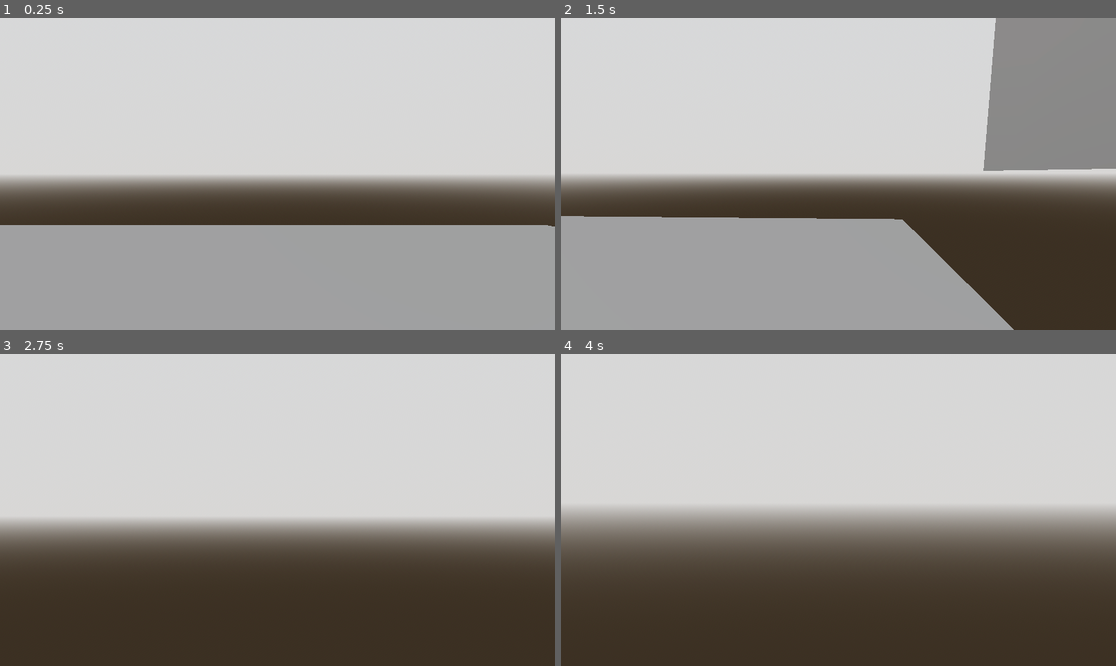
Above: before the commit, frames 1-4 (two rows, left to right).
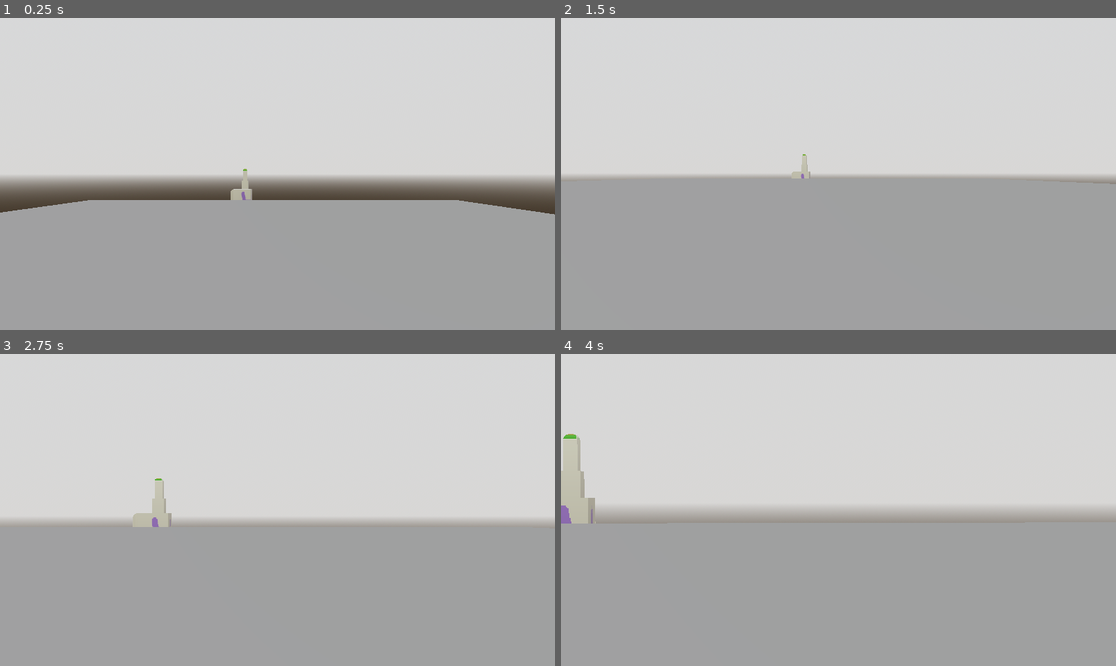
Above: after the commit, the same moments.

Repository: ChaffeyGameDevelopmentClub/Team-Terror-oct-2024
Game: Godot game, scene res://Player/Test World/test_level_player_movement_lol.tscn
Same seed, same stepped clock (60 frames per second), same inputs: the game is played once before the commit and once after it. The project has no main scene, so this scene is started directly.
Inputs (mouse positions are in pixels of both pictures, inside the frame that each line leads up to):
- Up to frame 1 (0.25 s): no input
- Up to frame 2 (1.5 s): tap Enter (ui_accept) at 0.5, 0.77 s; move the mouse to (960, 158) at 0.52 s; hold D (right) 0.53-1.28 s; hold Shift (sprint, bound only after the commit) 0.53-1.28 s; move the mouse to (810, 174) at 1.27 s; hold W (up) from 1.28 s (still down); tap P (test_inp_1) at 1.35 s
- Up to frame 3 (2.75 s): keep holding W (up); tap Enter (ui_accept) at 1.52 s; tap Shift (sprint, bound only after the commit) at 1.55, 2.3 s; move the mouse to (288, 503) at 2.02 s; hold O (test_inp_2) from 2.03 s (still down)
- Up to frame 4 (4 s): keep holding W (up); move the mouse to (832, 516) at 2.77 s; release O (test_inp_2) at 2.78 s; tap Shift (sprint, bound only after the commit) at 2.85 s; tap Enter (ui_accept) at 3.02, 3.77 s; move the mouse to (877, 513) at 3.52 s; hold Shift (sprint, bound only after the commit) from 3.53 s (still down)

The runs differ from the first frame. In frame 1, 7.5% of the frame differs, in the area x 0-100%, y 48-67%; in frame 2, 33%; in frame 3, 44%; in frame 4, 47%, in the area x 0-100%, y 25-100%.

Commit message:
sprinting and all that added

Diff:
--- a/Godot Files/team-terror/Player/Scripts for Player/player_movement.gd
+++ b/Godot Files/team-terror/Player/Scripts for Player/player_movement.gd
@@ -5,14 +5,20 @@
 const JUMP_VELOCITY = 4.5
 #Speed and camera sensitivity vars
 @export var sensitivity_camera = .001
-@export var player_speed = 5.0
+@export var player_speed = 2.5
 @onready var neck := $Neck
 @onready var camera := $Neck/Camera3D
+@onready var health = 2
+@onready var stamina=100
+@onready var isSprint= false
+@onready var isTired= false
 
 #Camera effects
 @export var camera_fov =50
 @export var camera_color = 0
+
 func _unhandled_input(event: InputEvent) -> void:
+	clamp(stamina,0,200)
 	Input.mouse_mode = Input.MOUSE_MODE_CAPTURED
 	if event is InputEventMouseMotion:
 		neck.rotate_y(-event.relative.x*sensitivity_camera)
@@ -41,6 +47,15 @@
 		velocity.x = move_toward(velocity.x, 0, player_speed)
 		velocity.z = move_toward(velocity.z, 0, player_speed)
 	camera.fov=lerp(camera.fov,float(camera_fov),.1)
+	if direction and isSprint==true and isTired!=true:
+		stamina -= 2
+	else:
+		if stamina < 200:
+			stamina +=1
+	if stamina <10:
+		isTired=true
+	elif stamina>180:
+		isTired=false
 	move_and_slide()
 
 func _input(event: InputEvent) -> void:
@@ -50,4 +65,10 @@
 		camera_fov -=10
 	if Input.is_action_just_pressed("exit_test"):
 		get_tree().quit()
+	if Input.is_action_pressed("sprint") and isTired==false:
+		player_speed = 6
+		isSprint=true
+	else:
+		player_speed = 2.5
+		isSprint=false
 	pass
--- a/Godot Files/team-terror/Player/Test World/test_level_player_movement_lol.tscn
+++ b/Godot Files/team-terror/Player/Test World/test_level_player_movement_lol.tscn
@@ -33,13 +33,18 @@
 
 [sub_resource type="CylinderMesh" id="CylinderMesh_q02m4"]
 
+[sub_resource type="PlaneMesh" id="PlaneMesh_tbdlh"]
+
+[sub_resource type="ConcavePolygonShape3D" id="ConcavePolygonShape3D_qoakb"]
+data = PackedVector3Array(1, 0, 1, -1, 0, 1, 1, 0, -1, -1, 0, 1, -1, 0, -1, 1, 0, -1)
+
 [node name="Node3D" type="Node3D"]
 
 [node name="WorldEnvironment" type="WorldEnvironment" parent="."]
 environment = SubResource("Environment_c75y1")
 
 [node name="DirectionalLight3D" type="DirectionalLight3D" parent="."]
-transform = Transform3D(-0.871214, 0.490904, 2.14581e-08, 0, -4.37114e-08, 1, 0.490904, 0.871214, 3.8082e-08, 0, 0, 0)
+transform = Transform3D(-0.871214, 0.490904, 2.14581e-08, 0, -4.37114e-08, 1, 0.490904, 0.871214, 3.8082e-08, 0, 7.18207, 0)
 light_energy = 0.0
 light_indirect_energy = 0.0
 light_volumetric_fog_energy = 2.74
@@ -55,7 +60,7 @@
 shape = SubResource("ConcavePolygonShape3D_4347o")
 
 [node name="MeshInstance3D3" type="MeshInstance3D" parent="."]
-transform = Transform3D(5, 0, 0, 0, -4.99992, -0.0279255, 0, 0.0279255, -4.99992, 0, 7.49244, 0)
+transform = Transform3D(4.99823, 0.132267, -0.0128617, -0.131905, 4.9967, 0.124948, 0.0161585, -0.124564, 4.99842, -2.94786, 0.14279, -8.42352)
 mesh = SubResource("PlaneMesh_h0nvv")
 
 [node name="StaticBody3D" type="StaticBody3D" parent="MeshInstance3D3"]
@@ -77,7 +82,16 @@
 mesh = SubResource("CylinderMesh_q02m4")
 
 [node name="Werid" parent="." instance=ExtResource("2_ib0md")]
-transform = Transform3D(1, 0, 0, 0, 1, 0, 0, 0, 1, -6.78257, 0, -0.584346)
+transform = Transform3D(1, 0, 0, 0, 1, 0, 0, 0, 1, -1.984, -1.83335, -70.4299)
 
 [node name="Player" parent="." instance=ExtResource("1_2usqi")]
-transform = Transform3D(1, 0, 0, 0, 1, 0, 0, 0, 1, 0.574406, 5.96046e-07, 0.590566)
+transform = Transform3D(1, 0, 0, 0, 1, 0, 0, 0, 1, 0.574406, 3.03502, -15.9033)
+
+[node name="MeshInstance3D5" type="MeshInstance3D" parent="."]
+transform = Transform3D(25, 0, 0, 0, 25, 0, 0, 0, 25, 0, 0, -36.0293)
+mesh = SubResource("PlaneMesh_tbdlh")
+
+[node name="StaticBody3D" type="StaticBody3D" parent="MeshInstance3D5"]
+
+[node name="CollisionShape3D" type="CollisionShape3D" parent="MeshInstance3D5/StaticBody3D"]
+shape = SubResource("ConcavePolygonShape3D_qoakb")
--- a/Godot Files/team-terror/project.godot
+++ b/Godot Files/team-terror/project.godot
@@ -58,3 +58,8 @@
 "events": [Object(InputEventKey,"resource_local_to_scene":false,"resource_name":"","device":-1,"window_id":0,"alt_press …(192 unchanged characters)…
 ]
 }
+sprint={
+"deadzone": 0.5,
+"events": [Object(InputEventKey,"resource_local_to_scene":false,"resource_name":"","device":-1,"window_id":0,"alt_pressed":false,"shift_pressed":false,"ctrl_pressed":false,"meta_pressed":false,"pressed":false,"keycode":0,"physical_keycode":4194325,"key_label":0,"unicode":0,"location":0,"echo":false,"script":null)
+]
+}
Not shown: 1 places in Godot Files/team-terror/Player/Test World/test_level_player_movement_lol.tscn that only renumber resources
